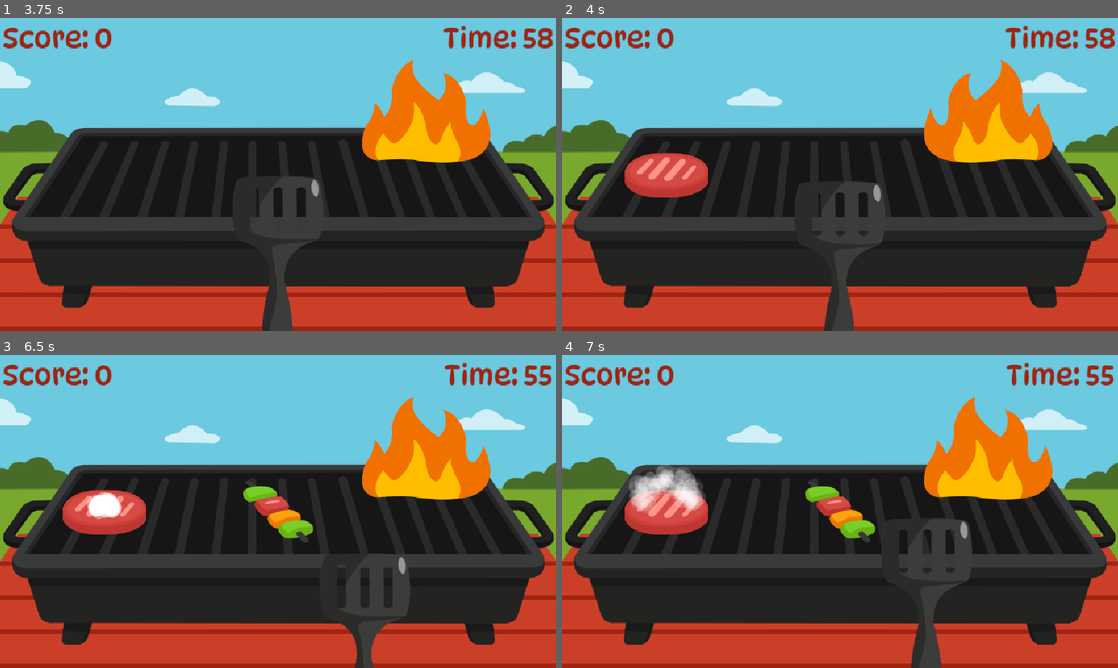
Above: before the commit, frames 1-4 (two rows, left to right).
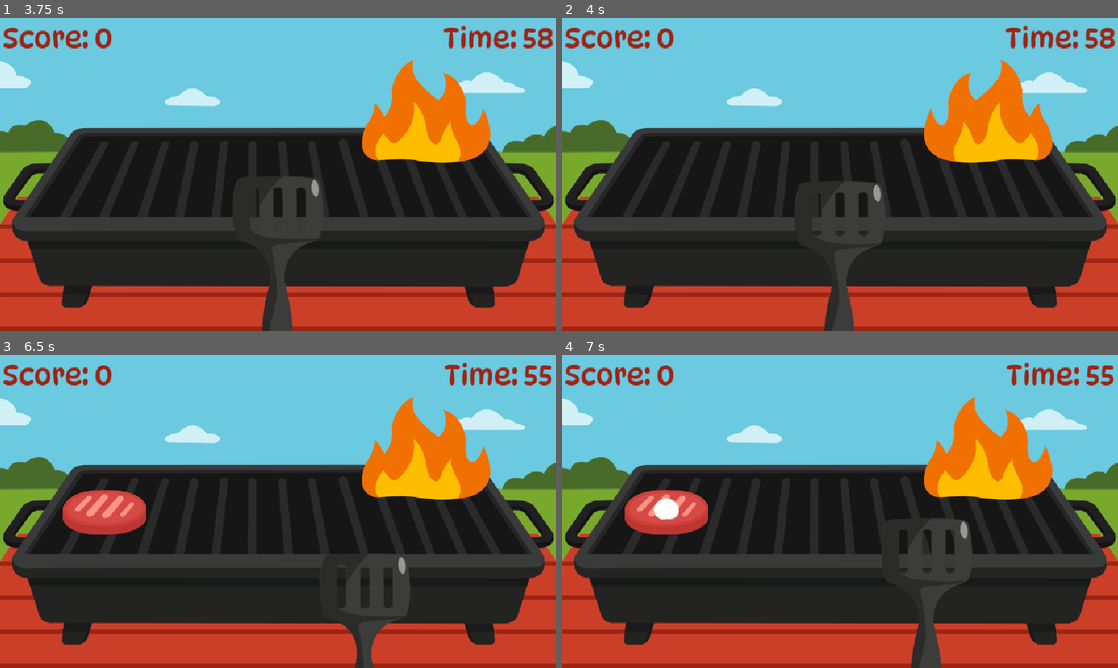
Above: after the commit, the same moments.

Repository: Allus-Interactive/30-days-of-summer-2025
Game: Godot game, scene res://scenes/menus/title screen/title_screen.tscn
Same seed, same stepped clock (60 frames per second), same inputs: the game is played once before the commit and once after it.
Inputs:
- Up to frame 1 (3.75 s): tap Enter (replay) at 0.5, 1.35, 2.85 s; hold D (move_right) 0.53-1.28 s; tap Space (flip) at 0.6, 1.25, 2.1, 3.6 s; hold S 1.28-2.03 s; hold D (move_right) 2.03-2.78 s; hold W 2.78-3.53 s; hold A (move_left) from 3.53 s (still down)
- Up to frame 2 (4 s): keep holding A (move_left)
- Up to frame 3 (6.5 s): tap Enter (replay) at 4.35, 5.85 s; release A (move_left) at 5.03 s; hold S 5.03-5.78 s; tap Space (flip) at 5.1 s; hold D (move_right) from 5.78 s (still down)
- Up to frame 4 (7 s): release D (move_right) at 6.53 s; hold W from 6.53 s (still down); tap Space (flip) at 6.6 s

Frame 1 is identical in both runs. In frame 2, 1.8% of the frame differs, in the area x 11-27%, y 43-58%; in frame 3, 1.5%; in frame 4, 2.7%, in the area x 12-57%, y 35-60%.
Error before the commit: Invalid assignment of property or key 'food_data_setup' with value of type 'bool' on a base object of type 'Node2D (game_manager.gd)'. (res://scenes/grill_mast…

Commit message:
added voice over sfx

Diff:
--- a/scenes/grill_master.gd
+++ b/scenes/grill_master.gd
@@ -24,6 +24,7 @@
 @onready var combo_label_timer: Timer = $ComboLabelTimer
 @onready var sizzle_sfx: AudioStreamPlayer2D = $SizzleSFX
 @onready var ticking_sfx: AudioStreamPlayer2D = $TickingSFX
+@onready var tasty_sfx: AudioStreamPlayer2D = $TastySFX
 
 
 var food_scene = preload("res://scenes/food/food.tscn")
@@ -35,8 +36,6 @@
 func _ready() -> void:
 	add_to_group("game")
 	set_difficulty_multiplier()
-	# reset bool to false top allow food.gd to set up cooking timer
-	GameManager.food_data_setup = false
 	# update timer for difficulty level and start it
 	food_spawn_timer.wait_time = food_spawn_timer.wait_time * spawn_rate
 	food_spawn_timer.start()
@@ -45,11 +44,13 @@
 
 
 func _process(_delta: float) -> void:
+	# play tick sfx when 10 seconds left on game
 	if time_remaining == 10:
 		ticking_sfx.play()
 
 
 func set_difficulty_multiplier() -> void:
+	# set difficulty multipliers
 	match GameManager.difficulty_level:
 		GameManager.Difficulty.easy:
 			score_multiplier = 0.75
@@ -68,11 +69,11 @@
 func add_score(value: int) -> void:
 	var diff_score = value * score_multiplier
 	if GameManager.cooking_streak == combo_streak:
-		# TODO: add 'Tasty' sfx
+		GameManager.cooking_streak = 0
+		tasty_sfx.play()
 		score += (diff_score * combo_multiplier)
 		combo_label.visible = true
 		combo_label_timer.start()
-		GameManager.cooking_streak == 0
 	else:
 		score += diff_score
 	score_label.text = "Score: %d" % score
--- a/scenes/grill_master.tscn
+++ b/scenes/grill_master.tscn
@@ -9,6 +9,7 @@
 [ext_resource type="AudioStream" uid="uid://dfu527utrhcma" path="res://assets/sfx/sizzle_loop.mp3" id="7_of3aw"]
 [ext_resource type="PackedScene" uid="uid://bdhods3l4na3p" path="res://scenes/player/player.tscn" id="8_5jr27"]
 [ext_resource type="AudioStream" uid="uid://ckcs18nb5jpt5" path="res://assets/sfx/ticking.mp3" id="8_ephtx"]
+[ext_resource type="AudioStream" uid="uid://c6fmir3gx8iyr" path="res://assets/sfx/voiceover/tasty.wav" id="9_dasfd"]
 [ext_resource type="PackedScene" uid="uid://jd1pq3pnjugm" path="res://scenes/menus/pause menu/pause_screen.tscn" id="9_h01v4"]
 
 [sub_resource type="AtlasTexture" id="AtlasTexture_5jr27"]
@@ -119,6 +120,10 @@
 [node name="TickingSFX" type="AudioStreamPlayer2D" parent="."]
 stream = ExtResource("8_ephtx")
 
+[node name="TastySFX" type="AudioStreamPlayer2D" parent="."]
+stream = ExtResource("9_dasfd")
+volume_db = 5.0
+
 [node name="Player" parent="." instance=ExtResource("8_5jr27")]
 position = Vector2(480, 400)
 
--- a/scenes/menus/leaderboard submit/leaderboard_submit.gd
+++ b/scenes/menus/leaderboard submit/leaderboard_submit.gd
@@ -6,6 +6,7 @@
 
 @onready var leaderboard_button: Button = $CanvasLayer/LeaderboardButton
 @onready var info_label: Label = $CanvasLayer/InfoLabel
+@onready var high_score_sfx: AudioStreamPlayer2D = $HighScoreSFX
 @onready var letter_labels = [
 	$CanvasLayer/Letter1,
 	$CanvasLayer/Letter2,
@@ -21,6 +22,7 @@
 func _ready() -> void:
 	letter_labels[0].add_theme_color_override("font_color", Color.YELLOW)
 	leaderboard_button.grab_focus()
+	high_score_sfx.play()
 
 
 func _input(event):
--- a/scenes/menus/leaderboard submit/leaderboard_submit.tscn
+++ b/scenes/menus/leaderboard submit/leaderboard_submit.tscn
@@ -7,6 +7,7 @@
 [ext_resource type="Texture2D" uid="uid://d304avqfvx4u1" path="res://assets/food/burger/burger_cooked.png" id="5_3amk6"]
 [ext_resource type="Texture2D" uid="uid://cp8v8li15ikfx" path="res://assets/food/sausage/sausage_cooked.png" id="6_ek853"]
 [ext_resource type="Theme" uid="uid://8n7hmf7q53wo" path="res://assets/themes/dynapuff.tres" id="7_d208j"]
+[ext_resource type="AudioStream" uid="uid://bb8jqc0byymq0" path="res://assets/sfx/voiceover/high_score.wav" id="8_ahi2g"]
 
 [sub_resource type="AtlasTexture" id="AtlasTexture_ugfu2"]
 atlas = ExtResource("3_vwbb5")
@@ -134,4 +135,7 @@
 theme = ExtResource("7_d208j")
 text = "View Leaderboard"
 
+[node name="HighScoreSFX" type="AudioStreamPlayer2D" parent="."]
+stream = ExtResource("8_ahi2g")
+
 [connection signal="pressed" from="CanvasLayer/LeaderboardButton" to="." method="_on_leaderboard_button_pressed"]
Not shown, added: assets/sfx/voiceover/high_score.wav.import
Not shown, added: assets/sfx/voiceover/tasty.wav.import
Not shown: 1 places in scenes/grill_master.tscn that only renumber resources
Not shown: 1 places in scenes/menus/leaderboard submit/leaderboard_submit.tscn that only renumber resources
Not shown, added: assets/sfx/voiceover/high_score.wav
Not shown, added: assets/sfx/voiceover/tasty.wav
